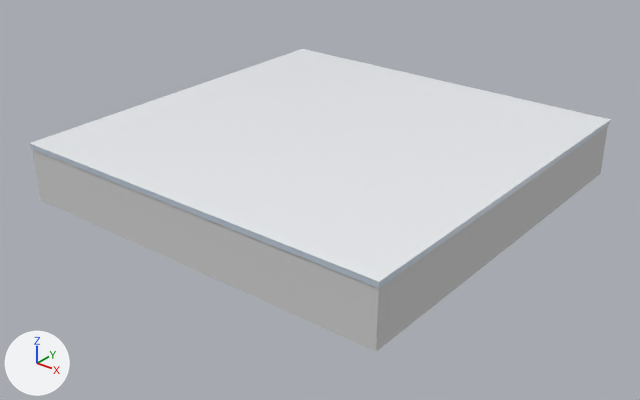
The glTF model 3d-assets/plates/epoxy.glb as it was, and as the next commit left it.
Before and after are seen from a camera (50 mm lens) standing at (0.37, -0.474, 0.236) and looking at (0.003, -0.015, -0.049). Every picture has the same lights, and +X, +Y and +Z are marked at lower left. The picture after the commit comes second. Where no turn or scale is listed for an object, it has been applied to the vertices.

Objects in the first picture: 'body', 'substrate', 'topcoat'.
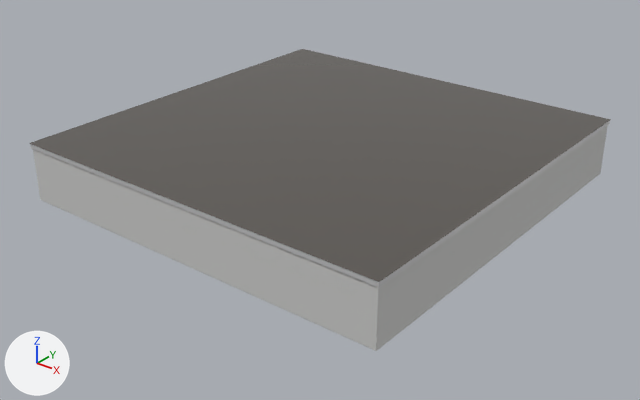
What differs and where, as boxes (x1, y1, x2, y2) in the pictures (640 x 400 px):
'topcoat', recoloured (white to dark grey)
    both: (29, 49, 611, 282)

Patch to the scene script:
```diff
--- a/3d-assets/plates/epoxy.glb.py
+++ b/3d-assets/plates/epoxy.glb.py
@@ mat_var_topcoat @@
 mat_var_topcoat = principled_material('VAR_topcoat')
-mat_var_topcoat.base_color = (0.85, 0.87, 0.9)  # white #edf0f3
+mat_var_topcoat.base_color = (0.1, 0.09, 0.08)  # dark grey #595550
 mat_var_topcoat.roughness = 0.12
```
